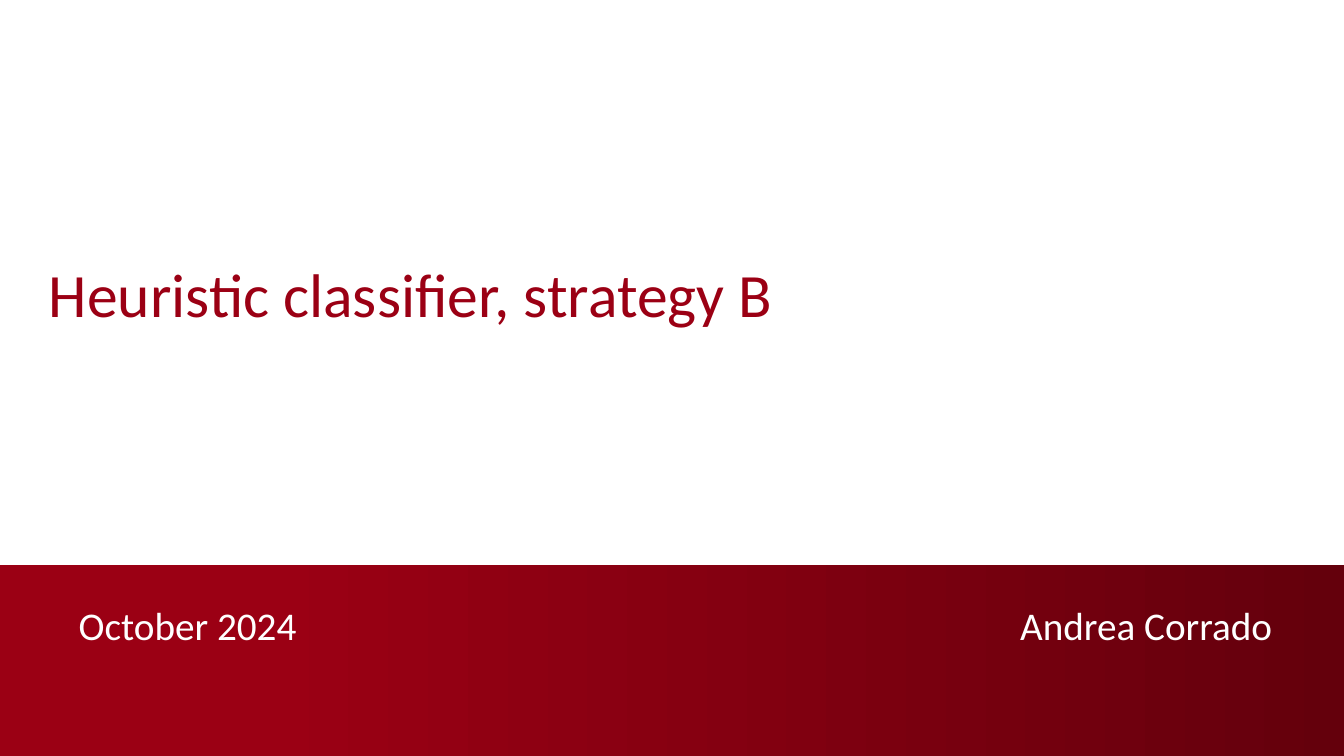
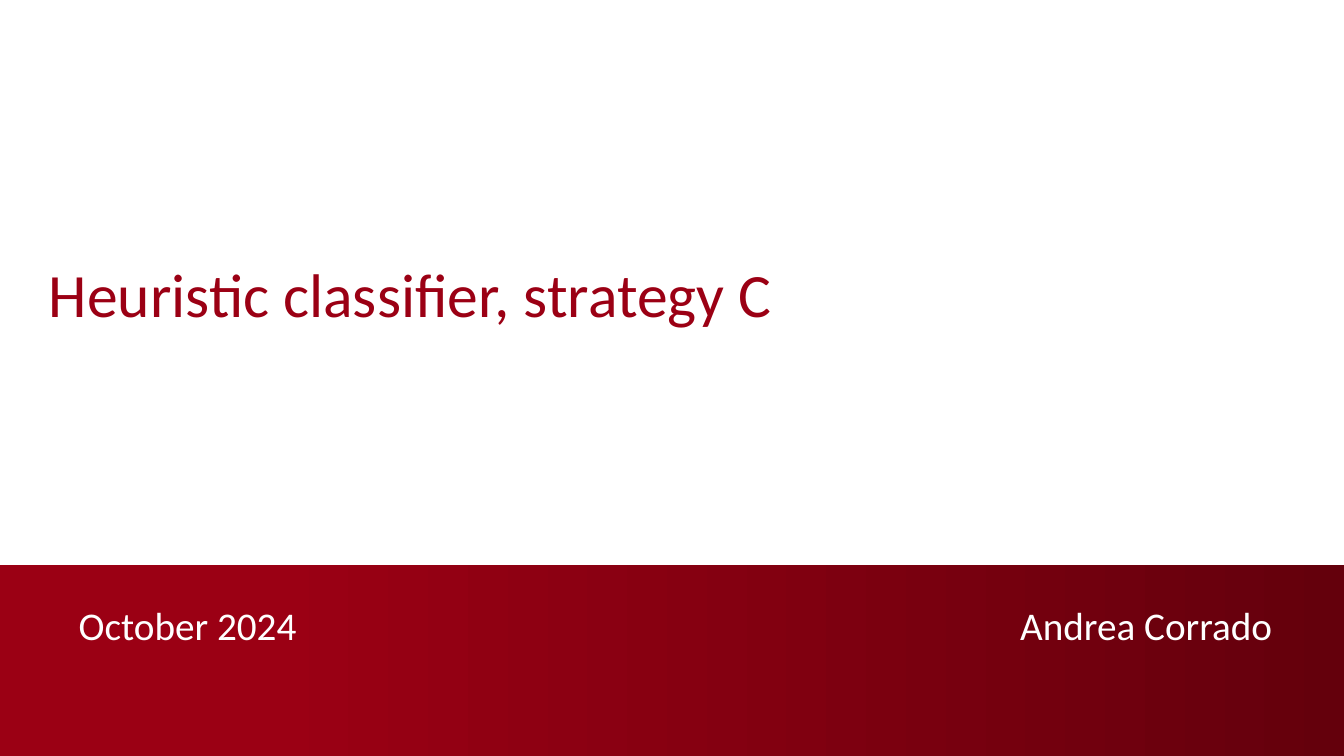
Before and after one commit to AndreaCorrado00/Tesi_magistrale_Corrado_Andrea, a slide deck: slide 1 of Documentation/5. Heuristic classifier strategy C.pptx. Drawn at 1344x756 pixels with LibreOffice and Linux fonts; fonts in the diff are those of the drawing; background and template pictures are left out. Boxes give left, top, right and bottom in pixels: in the first picture for what was removed or moved away, otherwise in the second. Text is boxed around its words. In the diff, an @@ line names an element or a change of style, - is before the commit and + after.

```diff
--- a/Documentation/5. Heuristic classifier strategy C.pptx
+++ b/Documentation/5. Heuristic classifier strategy C.pptx
@@ text at <box>49,274,771,328</box>: text changed @@
-Heuristic classifier, strategy B
+Heuristic classifier, strategy C
```
Also in this commit, not shown: 8 other slides changed, 9 other files.
